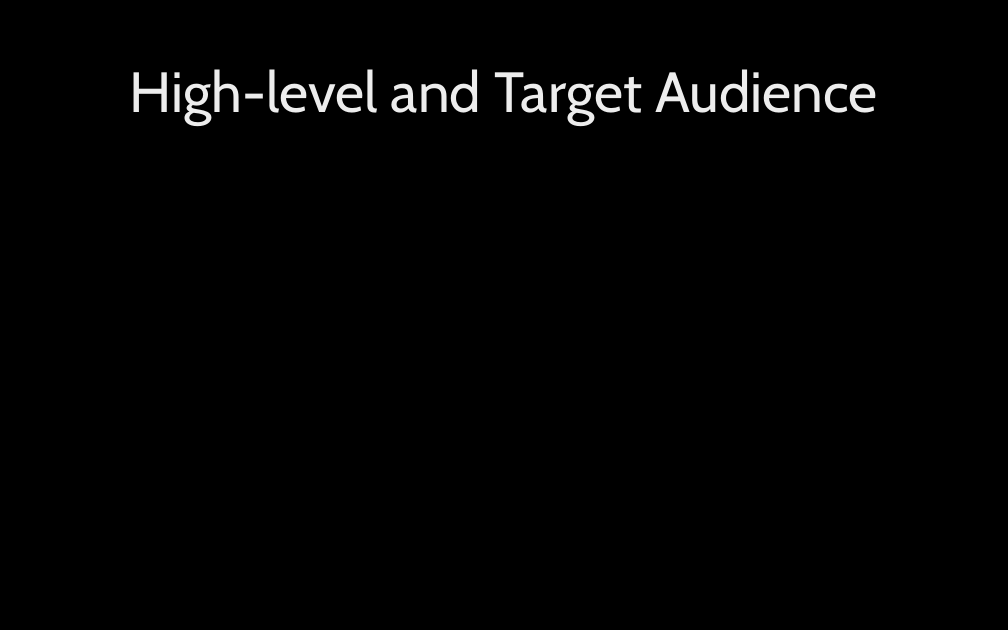
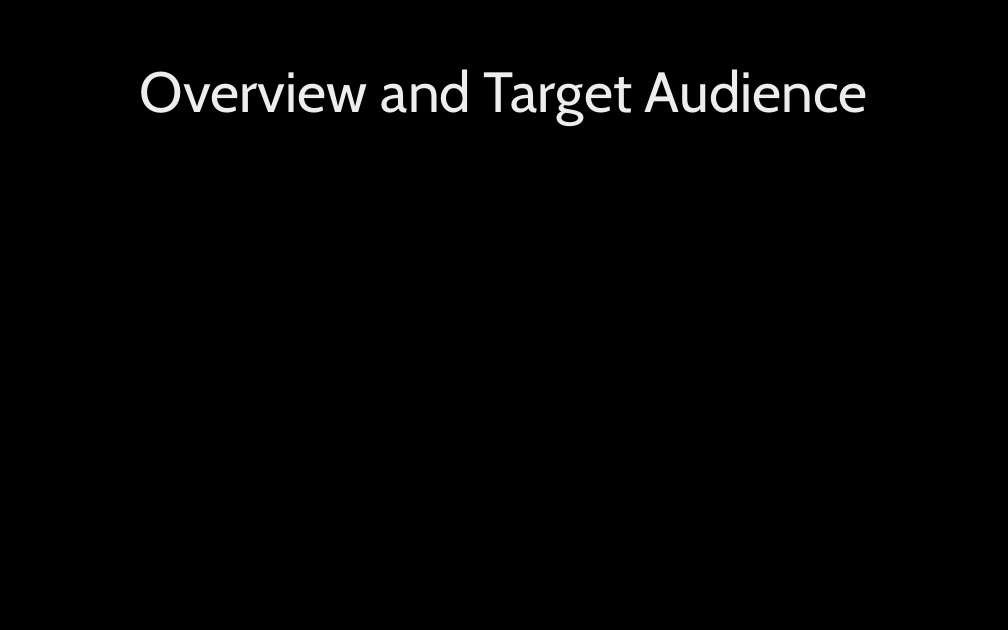
Before and after one commit to MinPoe/frontend-thingspace.ts, a slide deck: slide 2 of ThingSpaceTsM2.pptx. Drawn at 1008x630 pixels with LibreOffice and Linux fonts; fonts in the diff are those of the drawing; background and template pictures are left out. Boxes give left, top, right and bottom in pixels: in the first picture for what was removed or moved away, otherwise in the second. Text is boxed around its words. In the diff, an @@ line names an element or a change of style, - is before the commit and + after.

```diff
--- a/ThingSpaceTsM2.pptx
+++ b/ThingSpaceTsM2.pptx
@@ title at <box>140,69,868,125</box>: text changed @@
-High-level and Target Audience
+Overview and Target Audience
```
